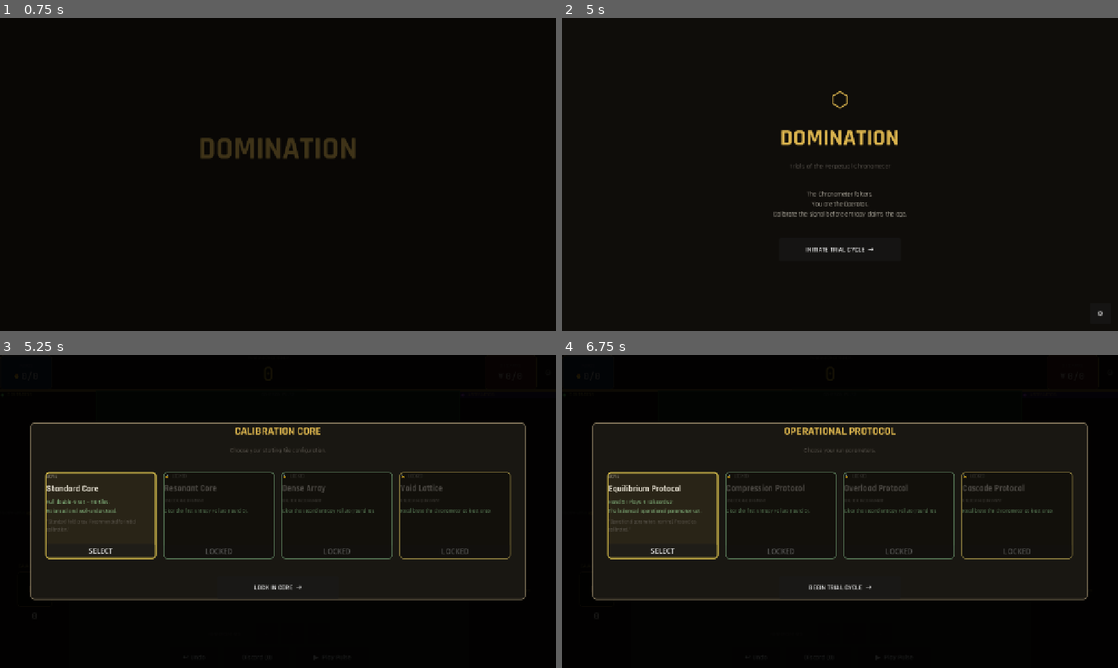
Above: before the commit, frames 1-4 (two rows, left to right).
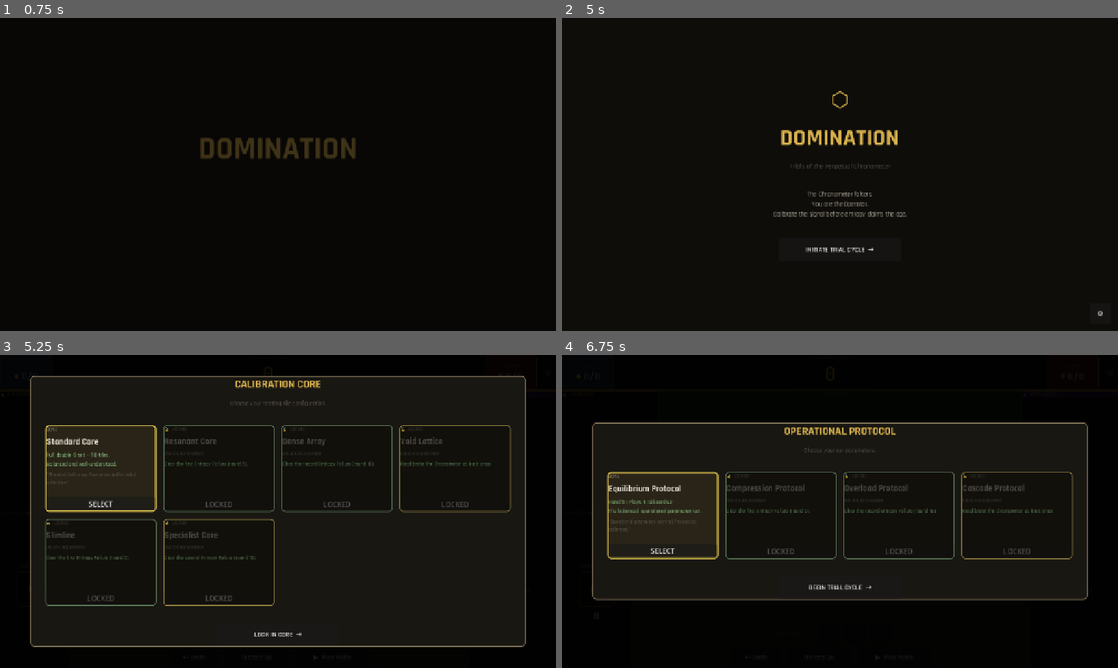
Above: after the commit, the same moments.

Repository: miguelgdoval/domination-godot
Game: Godot game, scene res://scenes/splash.tscn
The game is run twice, just before and just after one commit, with the same random seed, the same clock (stepped at 60 frames per second) and the same inputs.
Inputs (mouse positions are in pixels of both pictures, inside the frame that each line leads up to):
- Up to frame 1 (0.75 s): tap Enter at 0.5, 0.6 s; move the mouse to (400, 158) at 0.52 s; hold D from 0.53 s (still down); click (400, 158) at 0.67 s
- Up to frame 2 (5 s): tap Space at 0.77 s; release D at 1.25 s; click "▶ Play Pulse" at 1.25 s; click "▶ Play Pulse" at 2 s; click "⚙" at 2.75 s; click "↩ Undo" at 3.5 s; click "Discard (0)" at 4.25 s
- Up to frame 3 (5.25 s): click "INITIATE TRIAL CYCLE →" at 5 s
- Up to frame 4 (6.75 s): click "SELECT" at 5.75 s; click "LOCK IN CORE →" at 6.5 s

Frames 1-2 are identical in both runs. In frame 3, 7.4% of the frame differs, in the area x 5-95%, y 6-94%; in frame 4, nothing differs.

Commit message:
Two new calibration cores: Slimline and Specialist
GDD lists 8 cores; the project shipped 4. Add two more that complement
the existing roster (a fast-drain core and a high-pip core) without
requiring per-core stat-bonus plumbing — they get their identity from
the box composition alone, with target_scale tuned to compensate.

  Slimline (Carved)
  -----------------
  • Box: one copy of every double-9 tile = 55 tiles total (half the
    standard set).
  • Target scale: 85% (compensating for fewer tile draws).
  • Identity: tight, fast-drain rounds. Every placement matters; the
    box runs out before you can grind extras.
  • Unlock: clear the first Entropy Failure (round 5).

  Specialist (Ivory)
  ------------------
  • Box: only tiles with at least one face ≥ 6, ×2 copies = 68 tiles.
  • Target scale: 130% (high pips → faster chip accumulation).
  • Identity: every tile is heavy, but the matching face pool is small
    (~10 distinct values). Chains form harder, score huge.
  • Unlock: clear the second Entropy Failure (round 10).

Selection overlay refactor
--------------------------
Cards row was a single HBoxContainer — fine for 4 cards, would force a
horizontal scrollbar at 6+. Replaced with a GridContainer (max 4 cols)
inside a CenterContainer so additional cores wrap to a second row at
full card size instead of being squeezed.

Implementation surface:
- Box.create_for_core: new cases for indices 4 (slimline) and 5
  (specialist), routing to two new factory methods.
- Box._create_slimline / _create_specialist: tile generation as
  documented above.
- Constants.CORE_*: arrays extended from 4 to 6 entries (names, descs,
  lores, rarities, target scale, unlock gates). CORE_COUNT bumped.

Co-Authored-By: Claude Opus 4.7 <noreply@anthropic.com>

Diff:
--- a/scenes/main.gd
+++ b/scenes/main.gd
@@ -3895,11 +3895,17 @@
 
 	vbox.add_child(_make_hsep())
 
-	# Cards row
-	var cards_row := HBoxContainer.new()
-	cards_row.add_theme_constant_override("separation", 16)
-	cards_row.alignment = BoxContainer.ALIGNMENT_CENTER
-	vbox.add_child(cards_row)
+	# Cards grid — wraps to multiple rows when there are many cores /
+	# protocols. Up to 4 columns wide so each card stays at full size;
+	# additional cards flow to the next row instead of forcing a horizontal
+	# scrollbar inside the selection panel.
+	var cards_wrap := CenterContainer.new()
+	vbox.add_child(cards_wrap)
+	var cards_grid := GridContainer.new()
+	cards_grid.columns = mini(4, count)
+	cards_grid.add_theme_constant_override("h_separation", 16)
+	cards_grid.add_theme_constant_override("v_separation", 16)
+	cards_wrap.add_child(cards_grid)
 
 	# Pull lifetime stats once and pass each card the right unlock gate so
 	# locked entries render dim with a requirement hint instead of being
@@ -3921,7 +3927,7 @@
 		var card := _build_selection_card(
 			i, names[i], rarities[i], descs[i], lores[i], card_callback,
 			unlocked, unlock_label)
-		cards_row.add_child(card)
+		cards_grid.add_child(card)
 		out_cards.append(card)
 
 	vbox.add_child(_make_hsep())
--- a/scripts/box.gd
+++ b/scripts/box.gd
@@ -27,6 +27,8 @@
 		1: return _create_resonant()
 		2: return _create_dense()
 		3: return _create_void()
+		4: return _create_slimline()
+		5: return _create_specialist()
 		_: return create_standard()
 
 ## Resonant Core: only double tiles (0-0 through 9-9), 5 copies each = 50 tiles.
@@ -58,6 +60,30 @@
 			box._all_tiles.append(Domino.new(i, j))
 	for _k in range(10):
 		box._all_tiles.append(Domino.new(Domino.WILD, Domino.WILD, 0, true))
+	box.replenish()
+	return box
+
+## Slimline: one copy of every double-9 tile = 55 tiles total. Forces
+## faster rounds (the box drains quickly) and pushes the player toward
+## extending one big chain instead of grinding many shorter ones.
+static func _create_slimline() -> Box:
+	var box := Box.new()
+	for i in range(Constants.MAX_PIP + 1):
+		for j in range(i, Constants.MAX_PIP + 1):
+			box._all_tiles.append(Domino.new(i, j))
+	box.replenish()
+	return box
+
+## Specialist: only tiles with at least one face ≥ 6, ×2 copies = 68 tiles.
+## Average pip total is much higher than the standard set, so chips
+## scale fast — at the cost of a cramped pool of matching faces.
+static func _create_specialist() -> Box:
+	var box := Box.new()
+	for i in range(Constants.MAX_PIP + 1):
+		for j in range(i, Constants.MAX_PIP + 1):
+			if maxi(i, j) >= 6:
+				box._all_tiles.append(Domino.new(i, j))
+				box._all_tiles.append(Domino.new(i, j))
 	box.replenish()
 	return box
 
--- a/scripts/constants.gd
+++ b/scripts/constants.gd
@@ -5,28 +5,35 @@
 # ---------------------------------------------------------------------------
 # Calibration Cores  (box variants chosen at run start)
 # ---------------------------------------------------------------------------
-const CORE_COUNT: int = 4
+const CORE_COUNT: int = 6
 const CORE_NAMES: Array[String] = [
 	"Standard Core", "Resonant Core", "Dense Array", "Void Lattice",
-]
-const CORE_RARITIES: Array[int] = [0, 1, 1, 2]  # Bone, Carved, Carved, Ivory
+	"Slimline", "Specialist Core",
+]
+const CORE_RARITIES: Array[int] = [0, 1, 1, 2, 1, 2]  # Bone, Carved, Carved, Ivory, Carved, Ivory
 const CORE_DESCS: Array[String] = [
 	"Full double-9 set — 110 tiles.\nBalanced and well-understood.",
 	"Doubles only (0-0 through 9-9) — 50 tiles.\nEvery tile resonates. Multipliers run wild.",
 	"Double-6 set — 84 tiles.\nLower pip ceiling, but chains form freely.",
 	"Standard set + 10 Wild tiles — 120 tiles.\nUnstable flux. The Wilds connect to anything.",
+	"One copy of each tile — 55 tiles.\nBox drains fast. Make every placement count.",
+	"Only tiles with a face ≥ 6, ×2 — 68 tiles.\nFewer matching faces, but every tile is heavy.",
 ]
 const CORE_LORES: Array[String] = [
 	"\"Standard field array. Recommended for initial calibration.\"",
 	"\"All harmonics collapsed to pure resonance. The signal sings itself.\"",
 	"\"A tighter grid. The Chronometer breathes easier at reduced amplitude.\"",
 	"\"Something has contaminated the array. The Wilds answer to nothing—and everything.\"",
+	"\"Reduced redundancy. The simulation runs lean, fast, and unforgiving.\"",
+	"\"Only the loud frequencies. The faint signals have been filtered out.\"",
 ]
 ## Score target scale (applied as target × scale / 100).
 ## Resonant Core: all-doubles → massive multipliers → harder targets.
 ## Dense Array: max pip 6 → lower chips → easier targets.
 ## Void Lattice: wilds help chaining but don't score → slight reduction.
-const CORE_TARGET_SCALE: Array[int] = [100, 160, 65, 90]
+## Slimline: half-deck → tighter chains → slight reduction.
+## Specialist: high-pip only → easier to score → harder targets.
+const CORE_TARGET_SCALE: Array[int] = [100, 160, 65, 90, 85, 130]
 
 ## Unlock gates per core. Index 0 is the starter — always unlocked, the
 ## description is just for completeness. The other entries say what the
@@ -39,6 +46,8 @@
 	{ "type": "best_round", "value": 5,  "label": "Clear the first Entropy Failure (round 5)." },
 	{ "type": "best_round", "value": 10, "label": "Clear the second Entropy Failure (round 10)." },
 	{ "type": "wins",       "value": 1,  "label": "Recalibrate the Chronometer at least once." },
+	{ "type": "best_round", "value": 5,  "label": "Clear the first Entropy Failure (round 5)." },
+	{ "type": "best_round", "value": 10, "label": "Clear the second Entropy Failure (round 10)." },
 ]
 
 # ---------------------------------------------------------------------------
